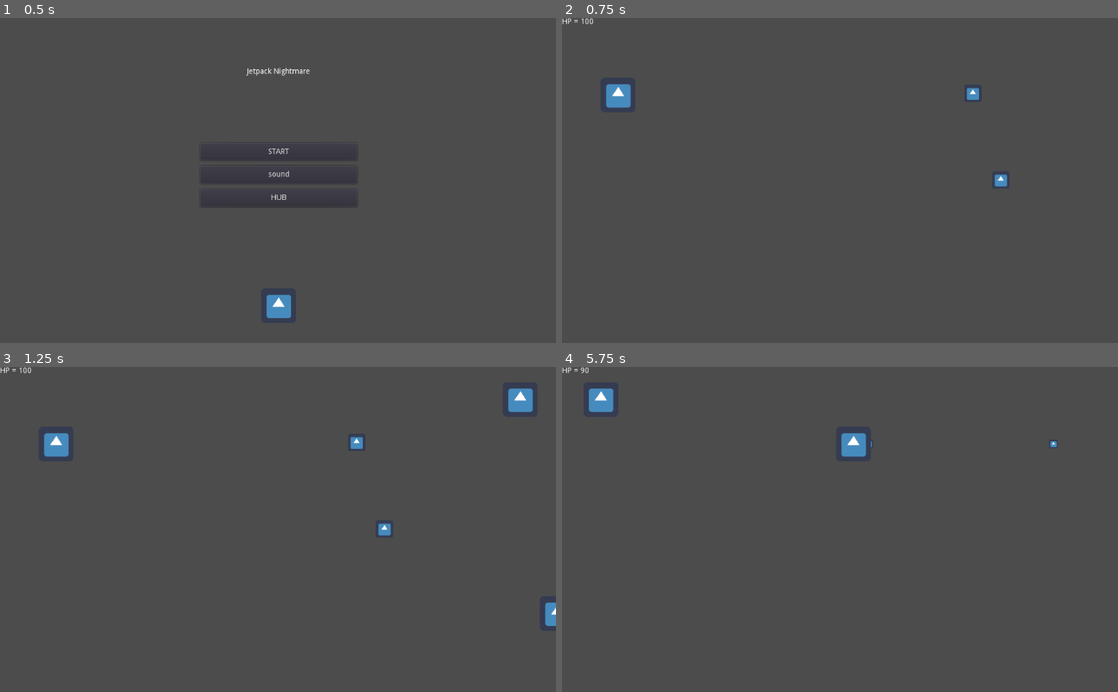
Above: before the commit, frames 1-4 (two rows, left to right).
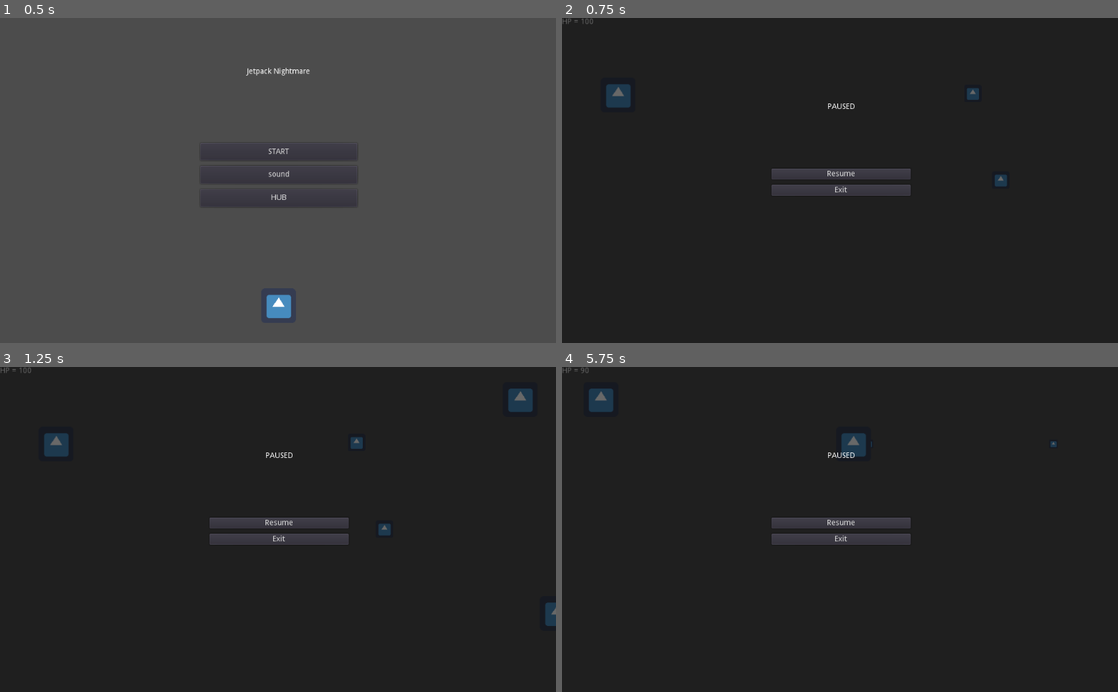
Above: after the commit, the same moments.

Repository: HasanMafatihul/jetpack-nightmare
Game: Godot game, scene res://scenes/screens/main_menu.tscn
Same seed, same stepped clock (60 frames per second), same inputs: the game is played once before the commit and once after it. The engine's default icon, where the game draws it, is replaced by a stand-in: a white triangle on a blue panel in a dark square.
Inputs (mouse positions are in pixels of both pictures, inside the frame that each line leads up to):
- Up to frame 1 (0.5 s): no input
- Up to frame 2 (0.75 s): click "START" at 0.5 s
- Up to frame 3 (1.25 s): no input
- Up to frame 4 (5.75 s): click (840, 523) at 1.25 s, where only the run after the commit has a clickable "Resume"; hold D (move_right) 2.03-2.78 s; hold Space (shoot) 2.03-2.78 s; hold S (move_down) 2.78-3.53 s; tap Space (shoot) at 2.85, 4.35 s; hold D (move_right) 3.53-4.28 s; hold Space (shoot) 3.53-4.28 s; hold W (move_up) 4.28-5.03 s; hold A (move_left) from 5.03 s (still down); hold Space (shoot) from 5.03 s (still down); tap Escape (pause) at 5.65 s

Frame 1 is identical in both runs. In frame 2, 98% of the frame differs, in the area x 0-100%, y 0-100%; in frame 3, 98%; in frame 4, 98%.

Commit message:
Added pause menu Minor adjustment
Signed-off-by: HasanMafatihul <16521045@mahasiswa.itb.ac.id>

Diff:
--- a/project.godot
+++ b/project.godot
@@ -53,6 +53,7 @@
 shoot={
 "deadzone": 0.5,
 "events": [ Object(InputEventKey,"resource_local_to_scene":false,"resource_name":"","device":0,"alt":false,"shift":false,"control":false,"meta":false,"command":false,"pressed":false,"scancode":32,"unicode":0,"echo":false,"script":null)
+, Object(InputEventKey,"resource_local_to_scene":false,"resource_name":"","device":0,"alt":false,"shift":false,"control":false,"meta":false,"command":false,"pressed":false,"scancode":16777221,"unicode":0,"echo":false,"script":null)
  ]
 }
 pause={
--- a/scenes/main.tscn
+++ b/scenes/main.tscn
@@ -57,8 +57,6 @@
 [node name="obstacle2" parent="levels" instance=ExtResource( 6 )]
 position = Vector2( 1162.94, 455.017 )
 
-[node name="ui" parent="." instance=ExtResource( 4 )]
-
 [node name="lastboundary" type="Node2D" parent="."]
 
 [node name="StaticBody2D" type="StaticBody2D" parent="lastboundary"]
@@ -67,3 +65,7 @@
 [node name="CollisionShape2D5" type="CollisionShape2D" parent="lastboundary/StaticBody2D"]
 position = Vector2( -25, 0 )
 shape = SubResource( 1 )
+
+[node name="CanvasLayer" type="CanvasLayer" parent="."]
+
+[node name="ui" parent="CanvasLayer" instance=ExtResource( 4 )]
--- a/scenes/ui.gd
+++ b/scenes/ui.gd
@@ -11,5 +11,15 @@
 
 	# Pausing
 	if Input.is_action_just_pressed("pause"):
-			get_tree().paused = !get_tree().paused
-			print("paused")
+			get_tree().paused = true
+			$pause.visible = true
+
+# Resume button pressed
+func _on_resume_pressed():
+	get_tree().paused = false
+	$pause.visible = false
+
+# Exit button pressed
+func _on_exit_pressed():
+	get_tree().paused = false
+	global.goto_scene("res://scenes/screens/main_menu.tscn")
--- a/scenes/ui.tscn
+++ b/scenes/ui.tscn
@@ -18,3 +18,65 @@
 __meta__ = {
 "_edit_use_anchors_": false
 }
+
+[node name="pause" type="Control" parent="."]
+anchor_right = 1.0
+anchor_bottom = 1.0
+__meta__ = {
+"_edit_use_anchors_": false
+}
+
+[node name="ColorRect" type="ColorRect" parent="pause"]
+anchor_right = 1.0
+anchor_bottom = 1.0
+color = Color( 0, 0, 0, 0.588235 )
+__meta__ = {
+"_edit_use_anchors_": false
+}
+
+[node name="VBoxContainer" type="VBoxContainer" parent="pause"]
+anchor_left = 0.5
+anchor_top = 0.5
+anchor_right = 0.5
+anchor_bottom = 0.5
+margin_left = -128.0
+margin_top = -22.0
+margin_right = 128.0
+margin_bottom = 28.0
+custom_constants/separation = 10
+__meta__ = {
+"_edit_use_anchors_": false
+}
+
+[node name="resume" type="Button" parent="pause/VBoxContainer"]
+margin_right = 256.0
+margin_bottom = 20.0
+text = "Resume"
+__meta__ = {
+"_edit_use_anchors_": false
+}
+
+[node name="exit" type="Button" parent="pause/VBoxContainer"]
+margin_top = 30.0
+margin_right = 256.0
+margin_bottom = 50.0
+text = "Exit"
+__meta__ = {
+"_edit_use_anchors_": false
+}
+
+[node name="Label" type="Label" parent="pause"]
+anchor_left = 0.5
+anchor_right = 0.5
+margin_left = -25.5
+margin_top = 157.153
+margin_right = 25.5
+margin_bottom = 171.153
+text = "PAUSED"
+align = 1
+__meta__ = {
+"_edit_use_anchors_": false
+}
+
+[connection signal="pressed" from="pause/VBoxContainer/resume" to="." method="_on_resume_pressed"]
+[connection signal="pressed" from="pause/VBoxContainer/exit" to="." method="_on_exit_pressed"]
--- a/scripts/levels.gd
+++ b/scripts/levels.gd
@@ -1,7 +1,7 @@
 extends Node2D
 
 onready var level = $levels
-onready var ui = $ui
+onready var ui = $CanvasLayer/ui
 onready var player = $Player
 var move_speed = 200
 
--- a/scripts/player.gd
+++ b/scripts/player.gd
@@ -48,7 +48,6 @@
 		inst.transform = transform
 		get_parent().add_child(inst)
 		cd_timer = cd
-		print("Shoot!")
 
 
 # Getting damaged
